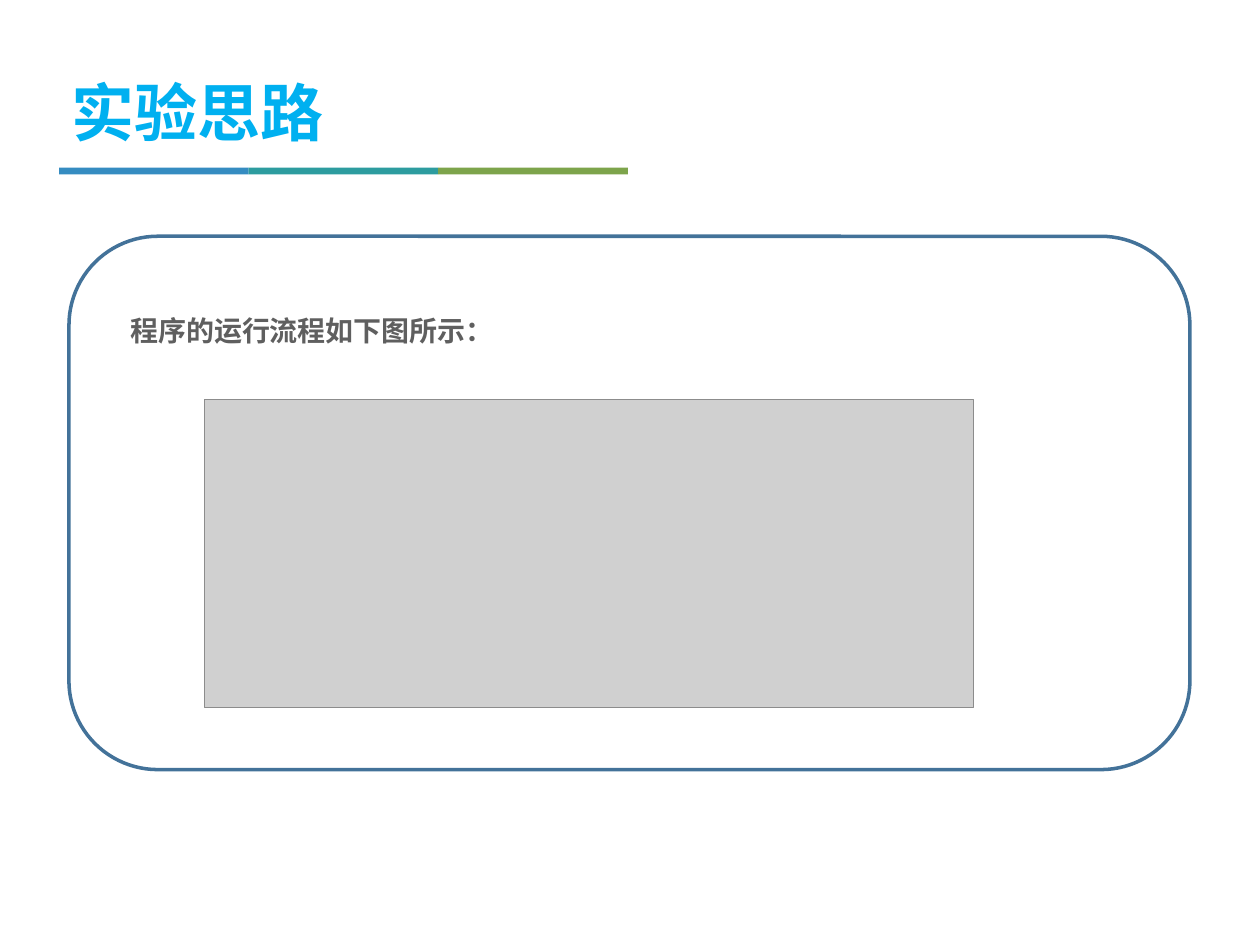
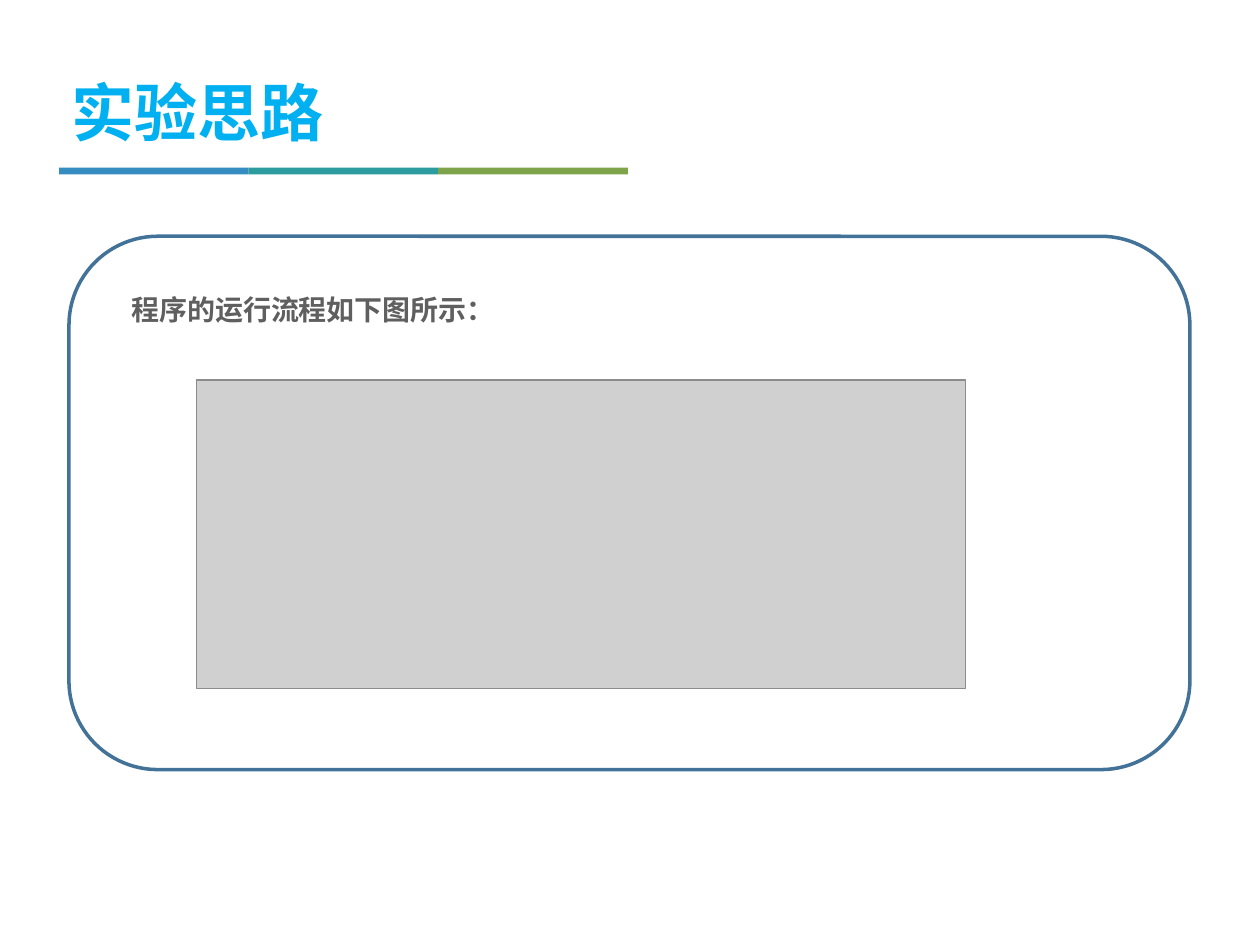
Before and after one commit to jiyizheng/bigdata, a slide deck: slide 4 of mp.pptx. Drawn at 1260x945 pixels with LibreOffice and Linux fonts; fonts in the diff are those of the drawing; grey boxes stand for pictures; background and template pictures are left out. Boxes give left, top, right and bottom in pixels: in the first picture for what was removed or moved away, otherwise in the second. Text is boxed around its words. In the diff, an @@ line names an element or a change of style, - is before the commit and + after.

Commit message:
update ppt

```diff
--- a/mp.pptx
+++ b/mp.pptx
@@ text "程序的运行流程如下图所示：": place and size @@
-text "程序的运行流程如下图所示：" at <box>130,317,493,344</box>
+text "程序的运行流程如下图所示：" at <box>132,296,495,323</box>
@@ picture: place and size @@
-picture at <box>204,399,973,708</box>
+picture at <box>197,381,965,689</box>
```
